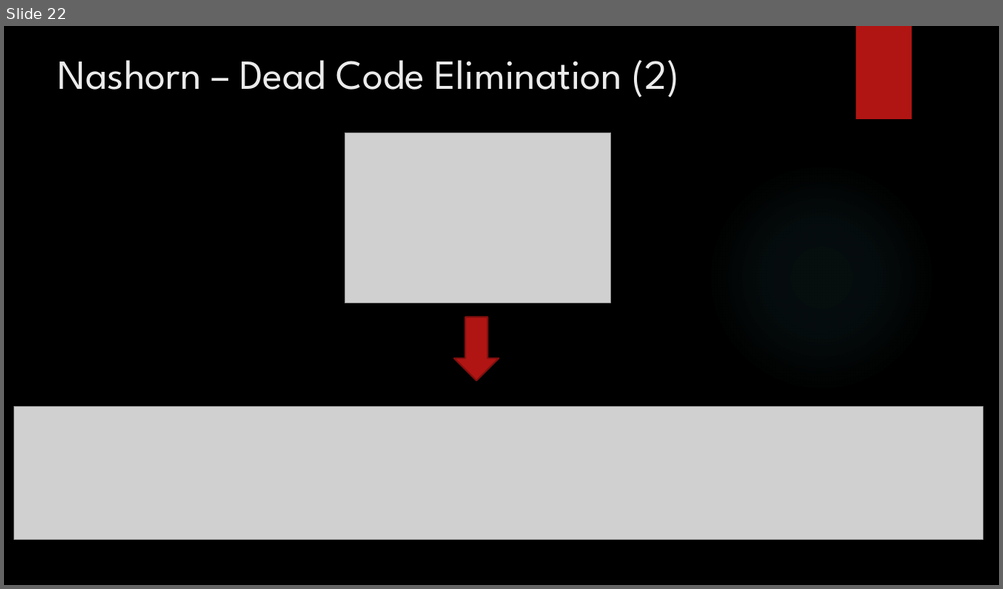
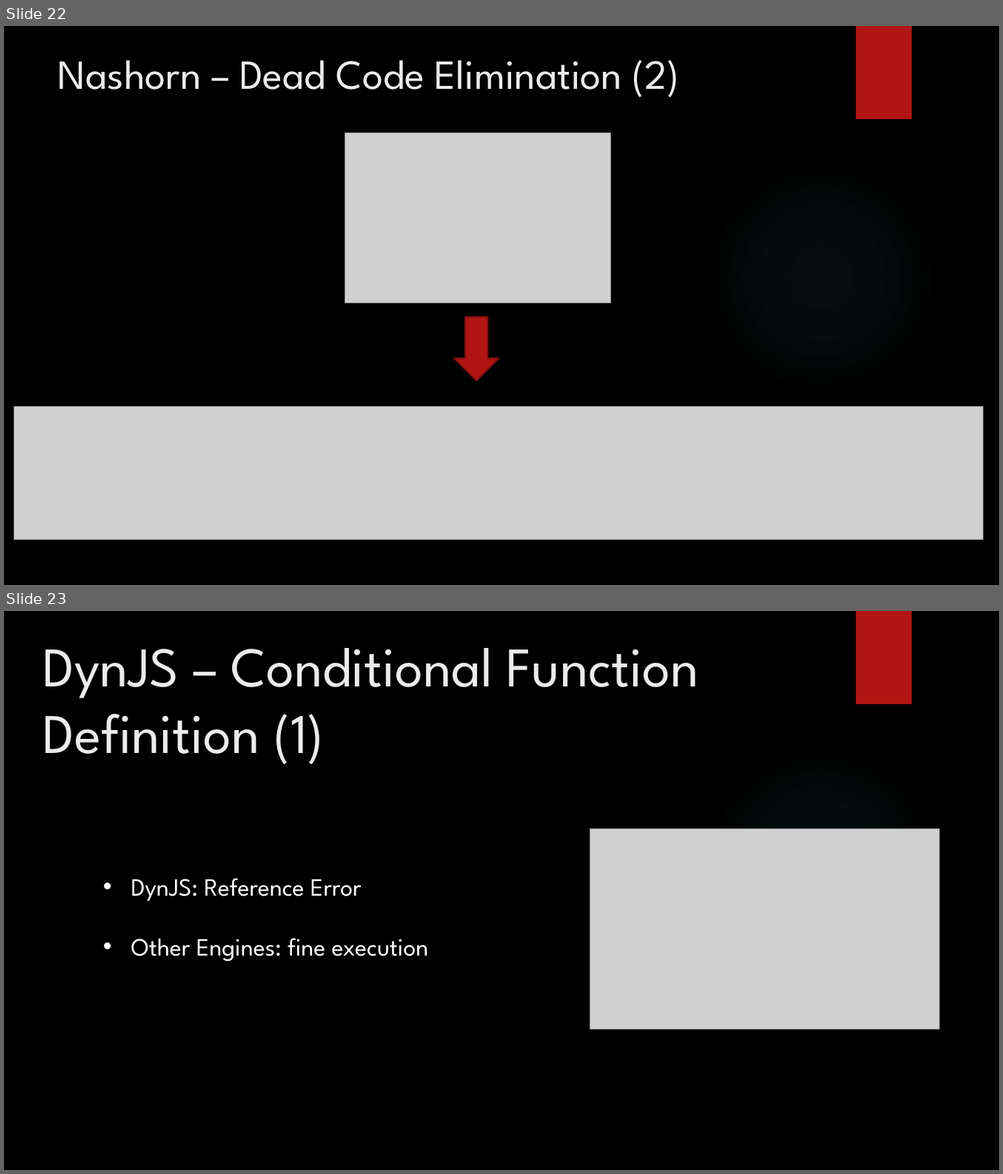
Before and after one commit to itzik-bd/jsfuzzer, a slide deck: misc/ppt/Final Presentation.pptx. Shown one above the other, each under a label of ours: slide 22 before the commit, slides 22 and 23 after it. The pictures are 1003x589 and 1003x1174 pixels, drawn with LibreOffice and Linux fonts; fonts in the diff are those of the drawing; grey boxes stand for pictures; background and template pictures are left out. Boxes give left, top, right and bottom in pixels: in the first picture for what was removed or moved away, otherwise in the second. Text is boxed around its words. In the diff, an @@ line names an element or a change of style, - is before the commit and + after.

```diff
--- a/misc/ppt/Final Presentation.pptx
+++ b/misc/ppt/Final Presentation.pptx
@@ slide 23 added at [4,611,999,1170], background picture (left out); not listed: 2 template elements that a slide beside it also shows @@
@@ text added at [42,648,698,764], 54 pt, text #EBEBEB @@
+DynJS – Conditional Function Definition (1)
@@ picture added at [590,829,939,1030] @@
@@ text added at [131,878,429,962], 24 pt, text #FFFFFF @@
+• DynJS: Reference Error
+• Other Engines: fine execution
```
Also in this commit, not shown: 1 slide changed, 3 other slides added.
